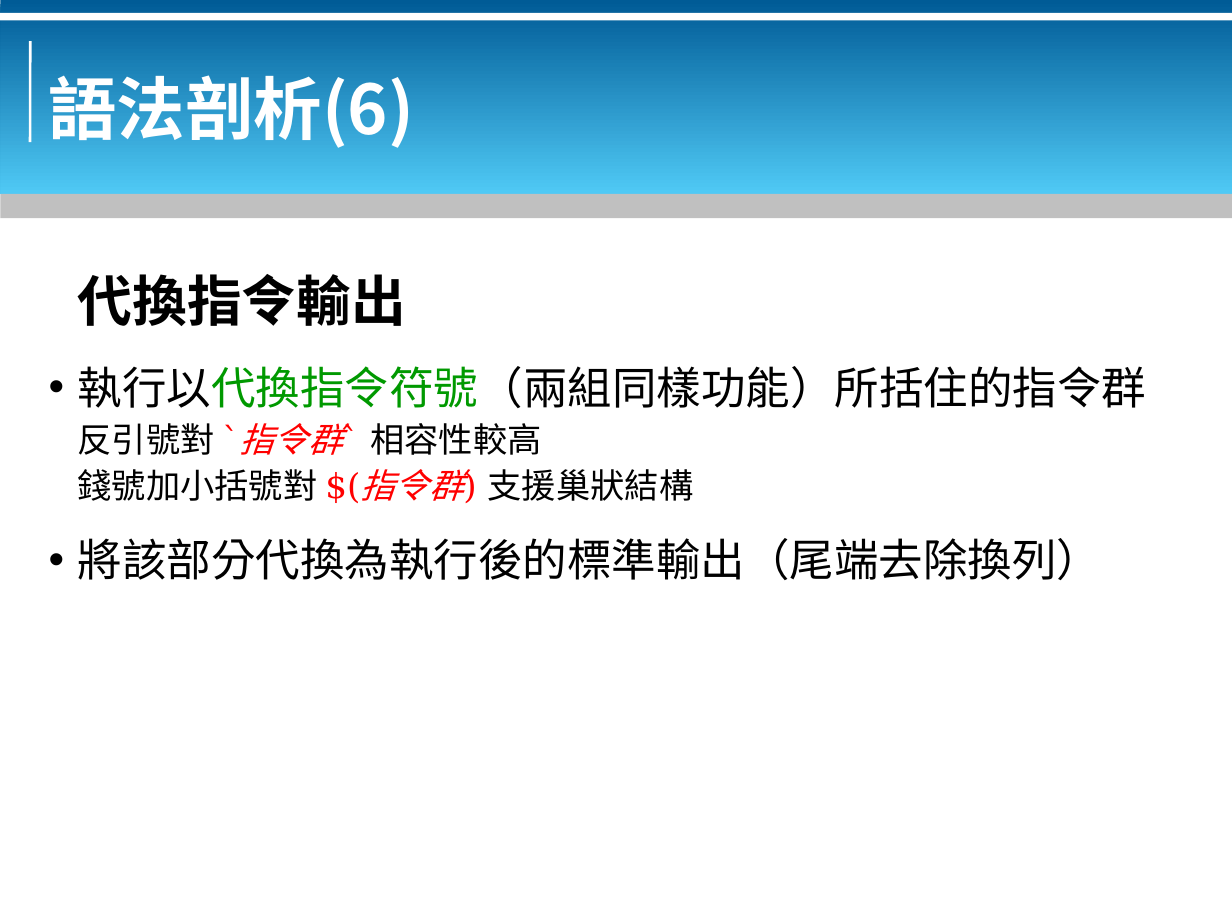
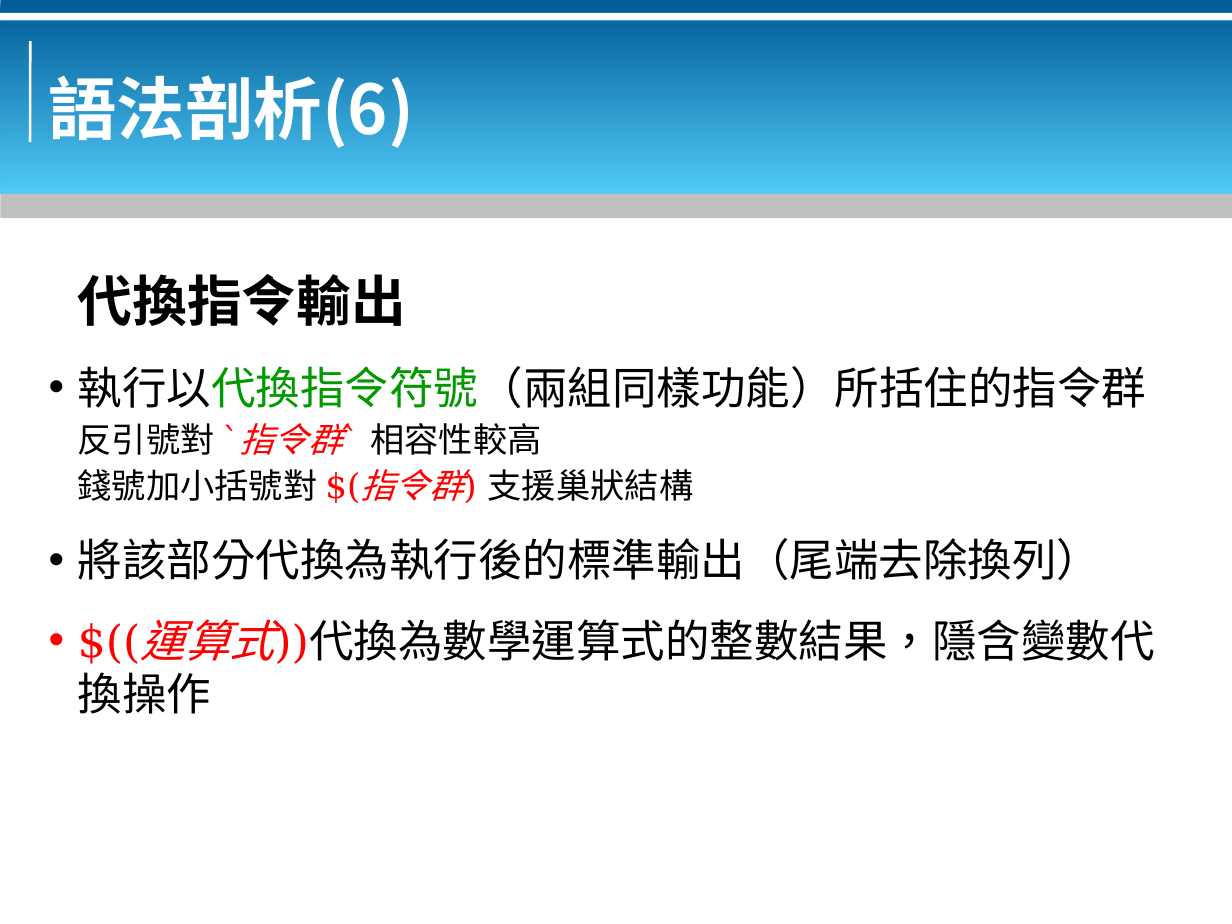
Before and after one commit to bluebat/.presentations, a slide deck: slide 12 of bash-basics.odp. Drawn at 1232x924 pixels with LibreOffice and Linux fonts; fonts in the diff are those of the drawing; background and template pictures are left out. Boxes give left, top, right and bottom in pixels: in the first picture for what was removed or moved away, otherwise in the second. Text is boxed around its words. In the diff, an @@ line names an element or a change of style, - is before the commit and + after.

```diff
--- a/bash-basics.odp
+++ b/bash-basics.odp
@@ text at bbox=[78, 619, 1154, 714]: paragraph added @@
+• $((運算式))代換為數學運算式的整數結果，隱含變數代換操作
```
Also in this commit, not shown: 1 other slide changed.
